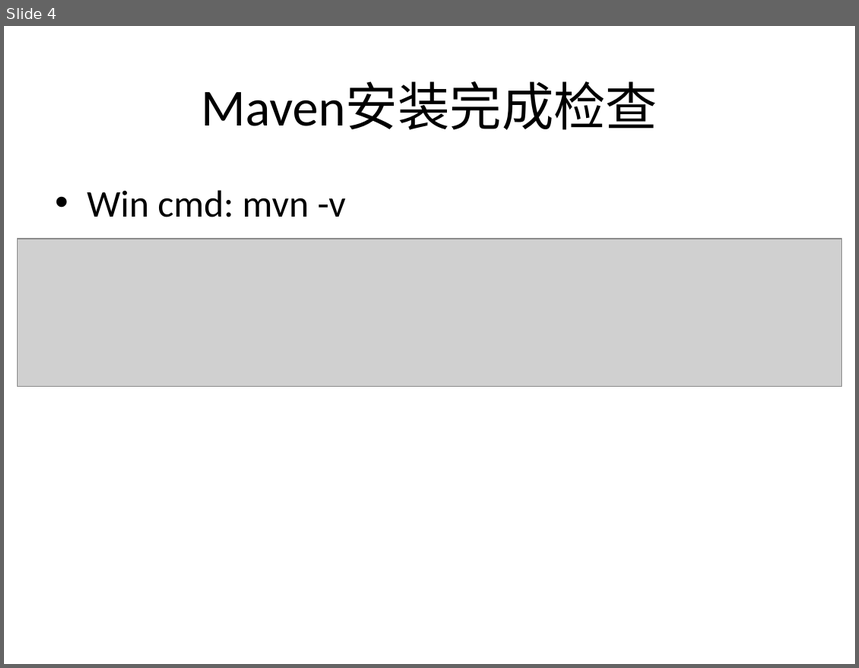
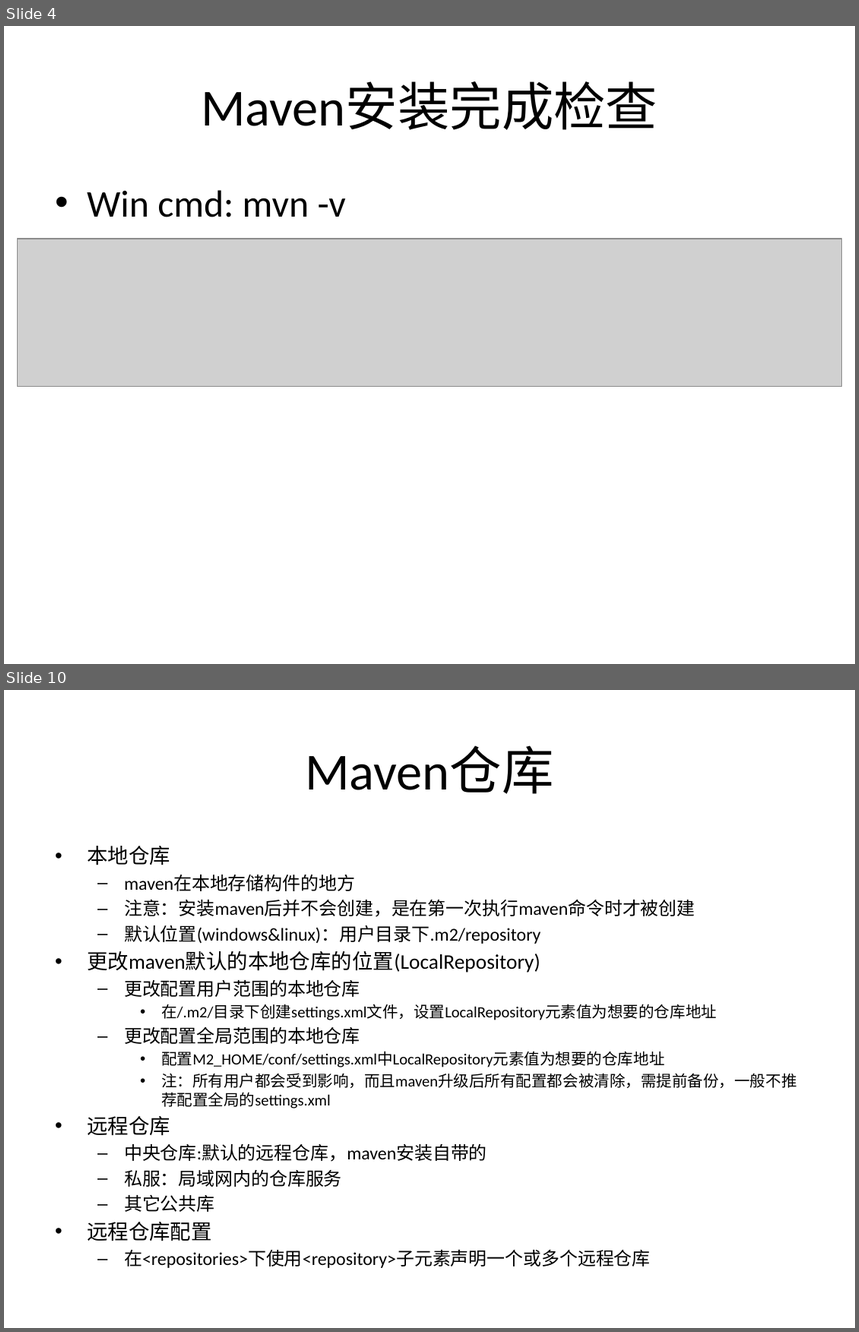
Before and after one commit to will09/readingnotes, a slide deck: CI/maven_installation.pptx. Shown one above the other, each under a label of ours: slide 4 before the commit, slides 4 and 10 after it; the slides between them are not shown. The pictures are 859x668 and 859x1332 pixels, drawn with LibreOffice and Linux fonts; fonts in the diff are those of the drawing; grey boxes stand for pictures. Boxes give left, top, right and bottom in pixels: in the first picture for what was removed or moved away, otherwise in the second. Text is boxed around its words. In the diff, an @@ line names an element or a change of style, - is before the commit and + after.

```diff
--- a/CI/maven_installation.pptx
+++ b/CI/maven_installation.pptx
@@ slide 10 added at [4, 690, 855, 1328], background #FFFFFF @@
@@ title added at [305, 746, 553, 794], 44 pt, text #000000 @@
+Maven仓库
@@ text added at [87, 846, 797, 1268], 15.4 pt, text #000000 @@
+• 本地仓库
+  – maven在本地存储构件的地方
+  – 注意：安装maven后并不会创建，是在第一次执行maven命令时才被创建
+  – 默认位置(windows&linux)：用户目录下.m2/repository
+• 更改maven默认的本地仓库的位置(LocalRepository)
+  – 更改配置用户范围的本地仓库
+    • 在/.m2/目录下创建settings.xml文件，设置LocalRepository元素值为想要的仓库地址
+  – 更改配置全局范围的本地仓库
+    • 配置M2_HOME/conf/settings.xml中LocalRepository元素值为想要的仓库地址
+    • 注：所有用户都会受到影响，而且maven升级后所有配置都会被清除，需提前备份，一般不推荐配置全局的settings.xml
+• 远程仓库
+  – 中央仓库:默认的远程仓库，maven安装自带的
+  – 私服：局域网内的仓库服务
+  – 其它公共库
+• 远程仓库配置
+  – 在<repositories>下使用<repository>子元素声明一个或多个远程仓库
```
Also in this commit, not shown: 8 other slides added, 15 other files.
